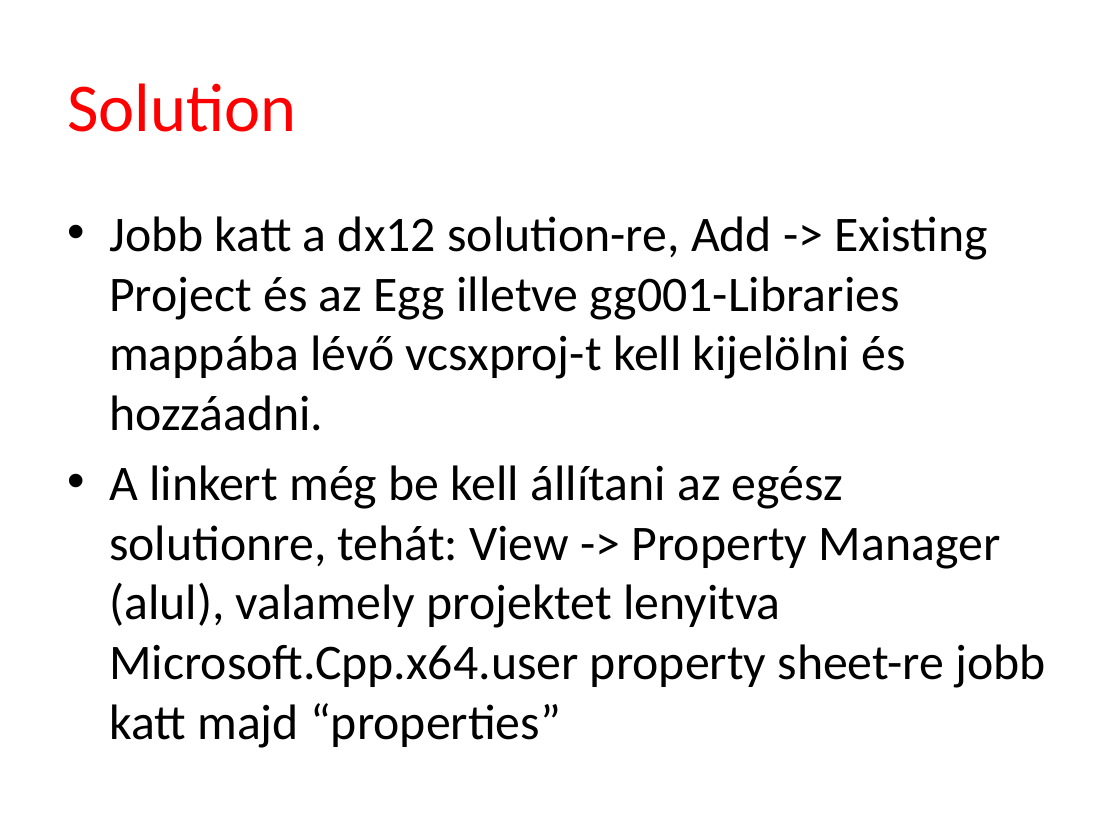
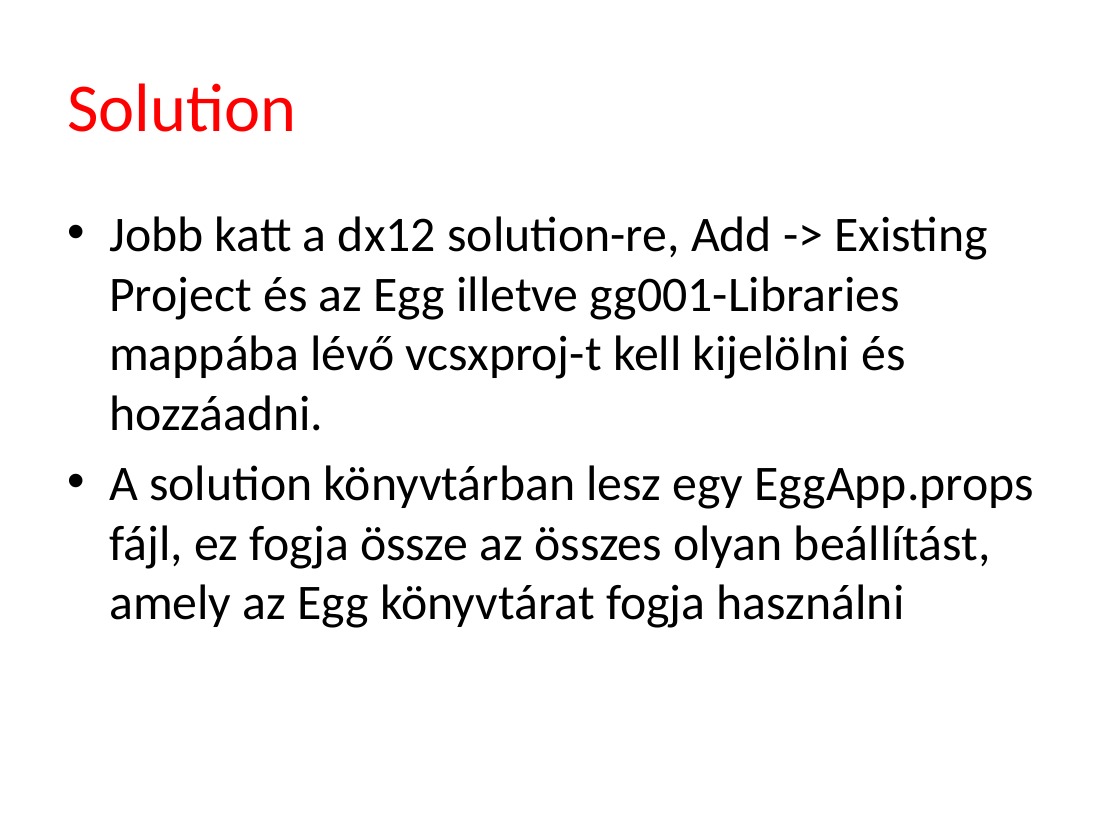
Before and after one commit to tyekx/dx12, a slide deck: slide 3 of Slides/gg001-Libraries.pptx. Drawn at 1120x840 pixels with LibreOffice and Linux fonts; fonts in the diff are those of the drawing; background and template pictures are left out. Boxes give left, top, right and bottom in pixels: in the first picture for what was removed or moved away, otherwise in the second. Text is boxed around its words. In the diff, an @@ line names an element or a change of style, - is before the commit and + after.

```diff
--- a/Slides/gg001-Libraries.pptx
+++ b/Slides/gg001-Libraries.pptx
@@ text at (109, 465, 1035, 628): text changed @@
-• A linkert még be kell állítani az egész solutionre, tehát: View -> Property Manager (alul), valamely projektet lenyitva Microsoft.Cpp.x64.user property sheet-re jobb katt majd “properties”
+• A solution könyvtárban lesz egy EggApp.props fájl, ez fogja össze az összes olyan beállítást, amely az Egg könyvtárat fogja használni
```
Also in this commit, not shown: 2 other slides changed, 2 slides removed, 5 other files.
